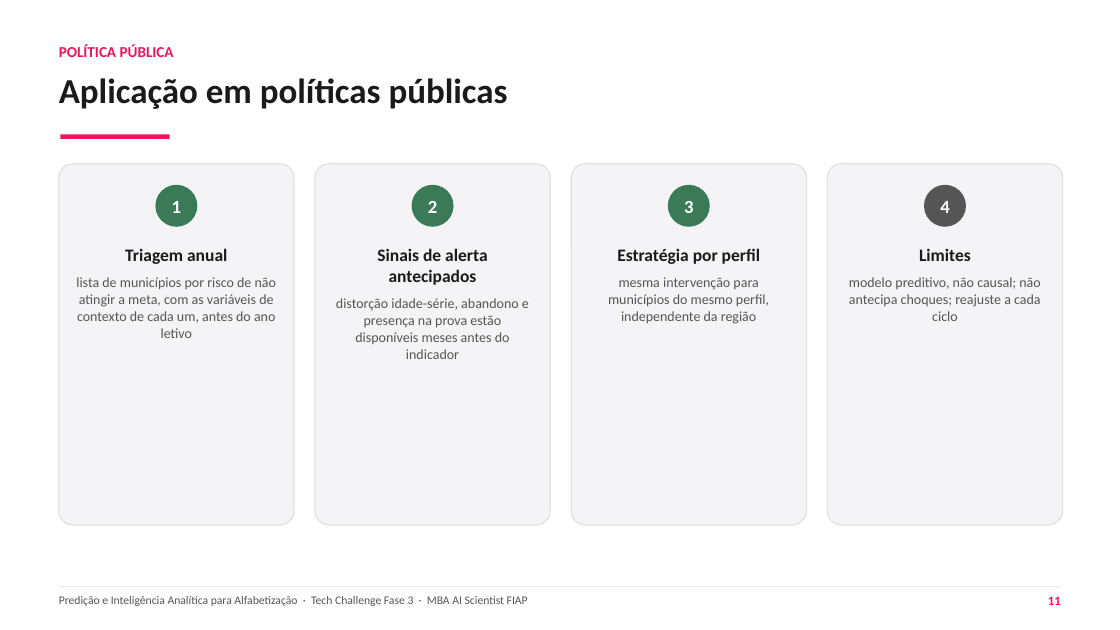
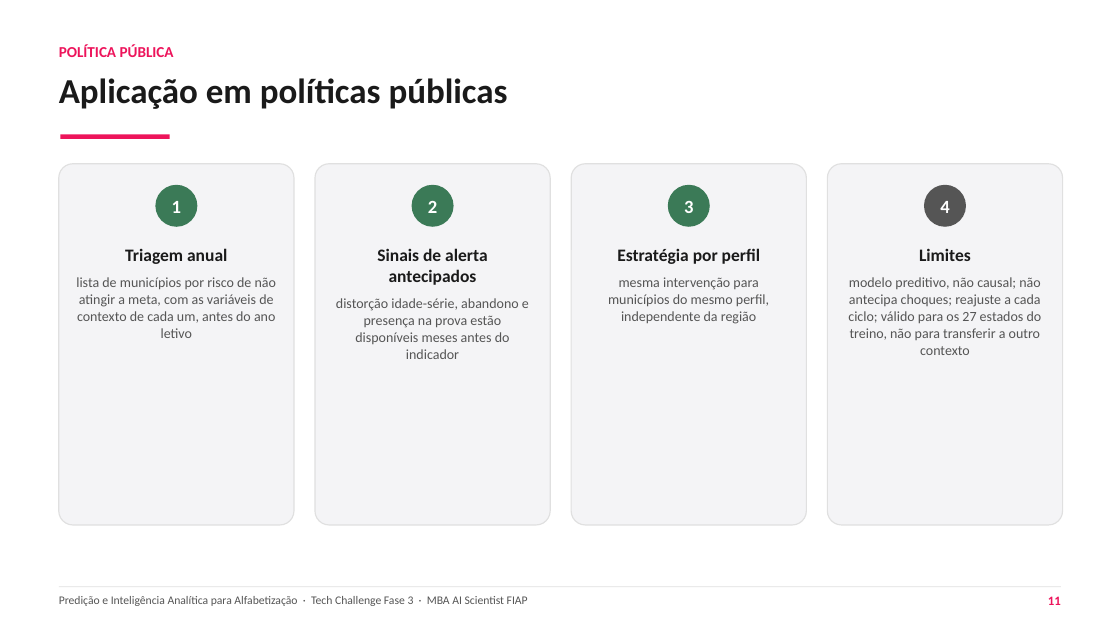
Before and after one commit to guillecosme/fiap-ai-scientist-tech-challenge-fase-03, a slide deck: slide 11 of reports/slides/RM372204 - Guilherme Cosme - Tech Challenge Fase 03.pptx. Drawn at 1120x630 pixels with LibreOffice and Linux fonts; fonts in the diff are those of the drawing. Boxes give left, top, right and bottom in pixels: in the first picture for what was removed or moved away, otherwise in the second. Text is boxed around its words. In the diff, an @@ line names an element or a change of style, - is before the commit and + after.

```diff
--- a/reports/slides/RM372204 - Guilherme Cosme - Tech Challenge Fase 03.pptx
+++ b/reports/slides/RM372204 - Guilherme Cosme - Tech Challenge Fase 03.pptx
@@ text at box(848, 277, 1042, 355): text changed @@
-modelo preditivo, não causal; não antecipa choques; reajuste a cada ciclo
+modelo preditivo, não causal; não antecipa choques; reajuste a cada ciclo; válido para os 27 estados do treino, não para transferir a outro contexto
```
Also in this commit, not shown: 1 other slide changed, 7 other files.
